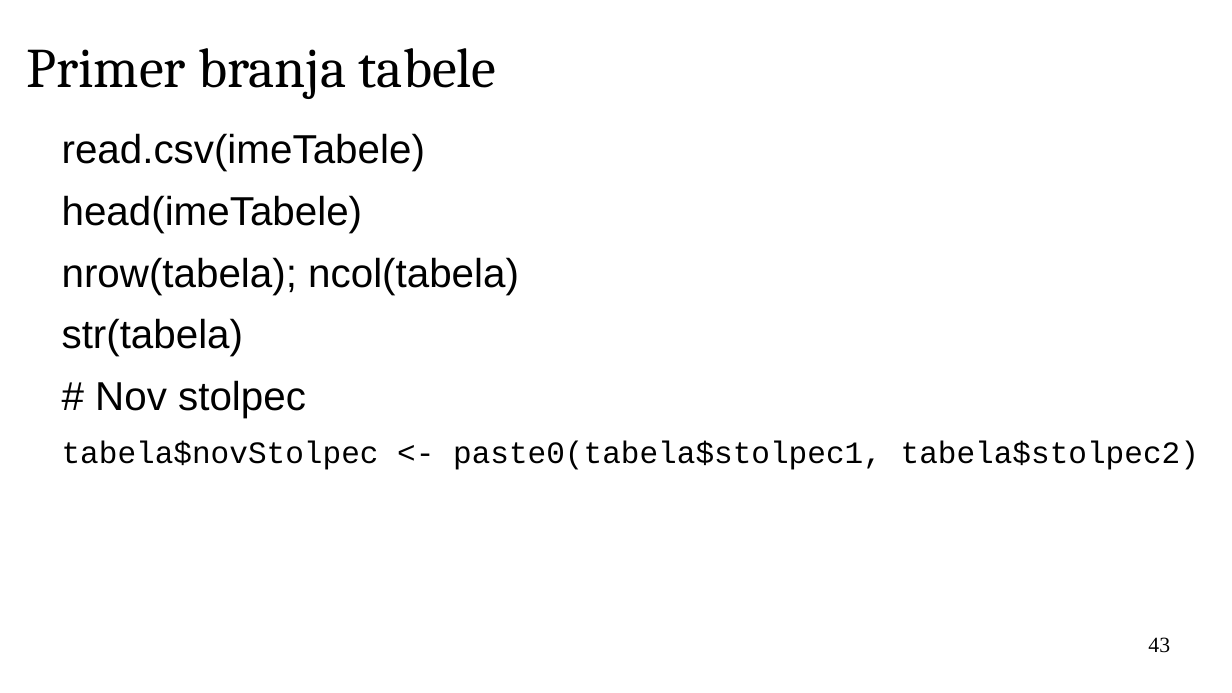
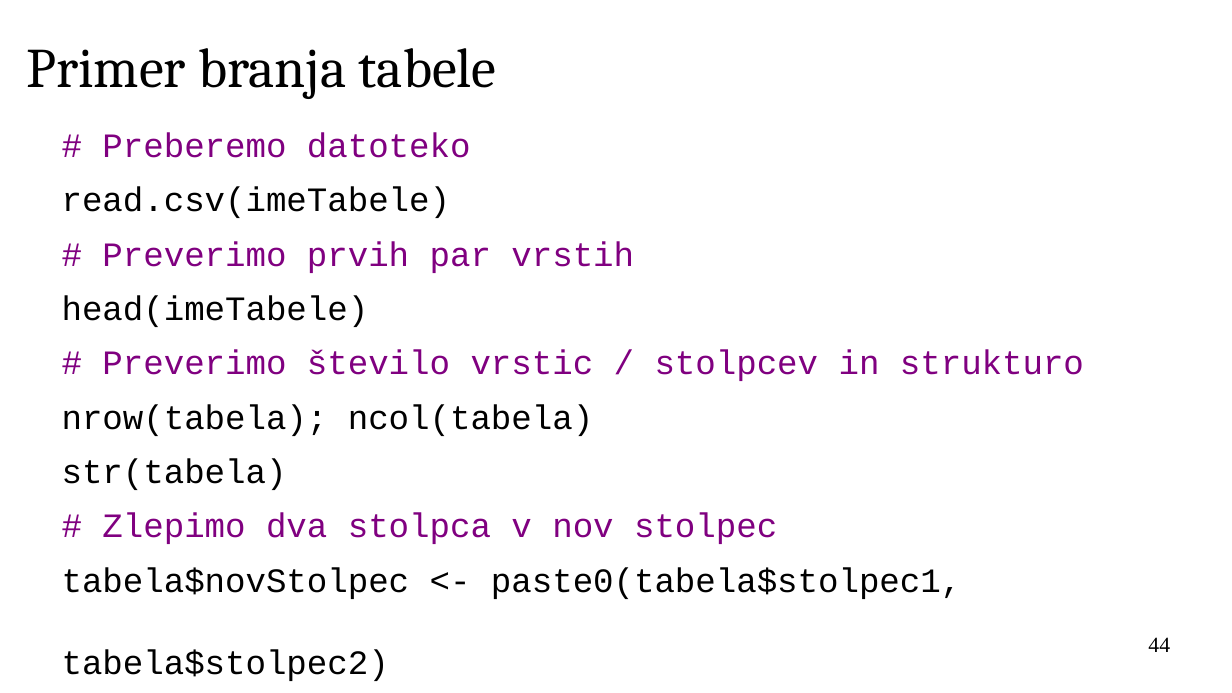
Before and after one commit to janaobsteter/R_tecaj, a slide deck: slide 44 of IT_Rtecaj.odp (slide 43 before the commit). Drawn at 1232x693 pixels with LibreOffice and Linux fonts; fonts in the diff are those of the drawing; background and template pictures are left out. Boxes give left, top, right and bottom in pixels: in the first picture for what was removed or moved away, otherwise in the second. Text is boxed around its words. In the diff, an @@ line names an element or a change of style, - is before the commit and + after.

```diff
--- a/IT_Rtecaj.odp
+++ b/IT_Rtecaj.odp
@@ text at box(102, 132, 471, 158): paragraph added @@
+# Preberemo datoteko
@@ text at box(62, 186, 961, 599): size 26 to 22 pt, font Arial to Courier New in "read.csv(imeTabele)", "head(imeTabele)", "nrow(tabela); ncol(tabela)", "str(tabela)"; size 20 to 22 pt in "tabela$novStolpec <- paste0(tabela$stolpec1, tabela$stolpec2 ..." @@
@@ text at box(102, 241, 634, 273): paragraph added @@
+# Preverimo prvih par vrstih
@@ text at box(102, 349, 1084, 381): paragraph added @@
+# Preverimo število vrstic / stolpcev in strukturo
@@ text at box(102, 513, 777, 544): text changed; size 26 to 22 pt; font Arial to Courier New; text colour #000000 to #800080 @@
-# Nov stolpec
+# Zlepimo dva stolpca v nov stolpec
@@ page number at box(1148, 637, 1170, 652): text changed @@
-43
+44
```
Also in this commit, not shown: 12 other slides changed, 3 slides added.
